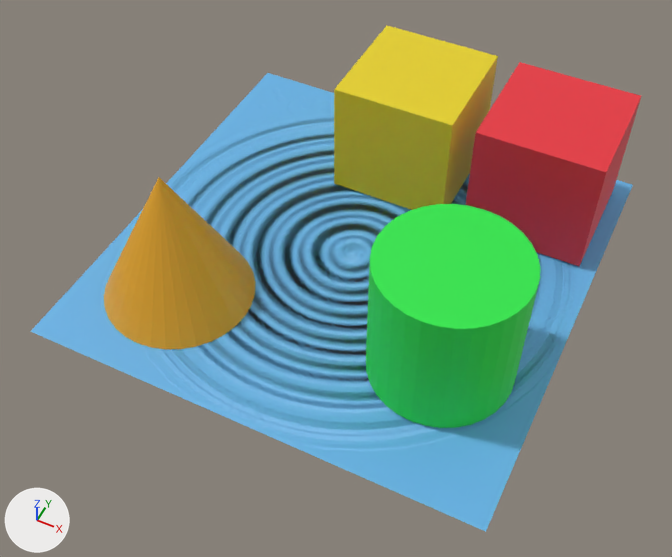
Before and after pictures for a commit that changed the FBX model Data/Models/plane.fbx.
Both versions are drawn from a 50 mm lens placed at (1.21, -2.59, 3.02), pointed at (0.04, -0.26, 0.1). The lights are fixed; the arrows at lower left show +X, +Y and +Z. Where no turn or scale is listed for an object, it has been applied to the vertices.

Script lines for the objects in view, before the commit:
```python
mat_material_001 = bpy.data.materials.new('Material.001')
mat_material_001.use_nodes = True; mat_material_001.node_tree.nodes.clear()
_N = mat_material_001.node_tree.nodes; _L = mat_material_001.node_tree.links
n0 = _N.new('ShaderNodeBsdfPrincipled'); n0.name = 'Principled BSDF'
n0.inputs[0].default_value = (0.134, 0.45, 0.8, 1.0)  # 'Base Color', blue #66b3e7
n1 = _N.new('ShaderNodeOutputMaterial'); n1.name = 'Material Output'
n2 = _N.new('ShaderNodeTexImage'); n2.name = 'Image Texture'
n2.image = img_normalmap_png
n3 = _N.new('ShaderNodeNormalMap'); n3.name = 'Normal Map'
_L.new(n2.outputs[0], n3.inputs[1])  # 'Color' to 'Color'
_L.new(n3.outputs[0], n0.inputs[5])  # 'Normal' to 'Normal'
_L.new(n0.outputs[0], n1.inputs[0])  # 'BSDF' to 'Surface'
me_cube_001 = bpy.data.meshes.new('Cube.001')
me_cube_001.from_pydata(...)  # a box spanning x -0.275..0.275, y -0.275..0.275, z -0.275..0.275
me_cube_001.materials.append(mat_material_003)  # yellow #e7d11e
me_cube_002 = bpy.data.meshes.new('Cube.002')
me_cube_002.from_pydata(...)  # a box spanning x -0.275..0.275, y -0.275..0.275, z -0.275..0.275
me_cube_002.materials.append(mat_material002_001)  # red #e7343e
me_plane = bpy.data.meshes.new('Plane')
me_plane.from_pydata(...)  # 4 vertices, 2 faces; spans x -100.0..100.0, y 0.0, z -100.0..100.0
me_plane.materials.append(mat_material_001)
ob_cube = bpy.data.objects.new('Cube', me_cube_001)
ob_cube.location = (0.0, 0.634, 0.285)
ob_cube_001 = bpy.data.objects.new('Cube.001', me_cube_002)
ob_cube_001.location = (0.652, 0.634, 0.285)
ob_plane = bpy.data.objects.new('Plane', me_plane)
ob_plane.location = (0.0, 0.0, 0.0)
ob_plane.rotation_euler = (1.571, 0.0, -3.142)  # degrees (90, 0, -180)
ob_plane.scale = (0.01, 0.01, 0.01)
# also in view: 'Cone' at (-0.57, -0.53, 0.33); 'Cylinder' at (0.58, -0.4, 0.31)
```
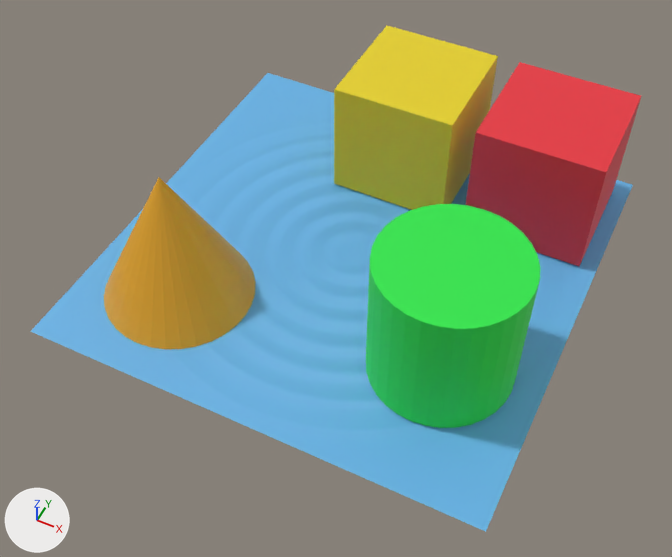
Where the newer file only moved an object's origin or applied its transform, the numbers keep the older frame.

Location of each change, [x1, y1, x2, y2] in pixels of the pictures (672 x 557 px):
'Plane', surface changed: [162, 114, 572, 443] in both

What changed in the scene script:
```text
Change mat_material_001:
    where n3 = _N.new('ShaderNodeNormalMap'); n3.name = 'Normal Map'
    add n3.inputs[0].default_value = 0.14  # 'Strength'
```
